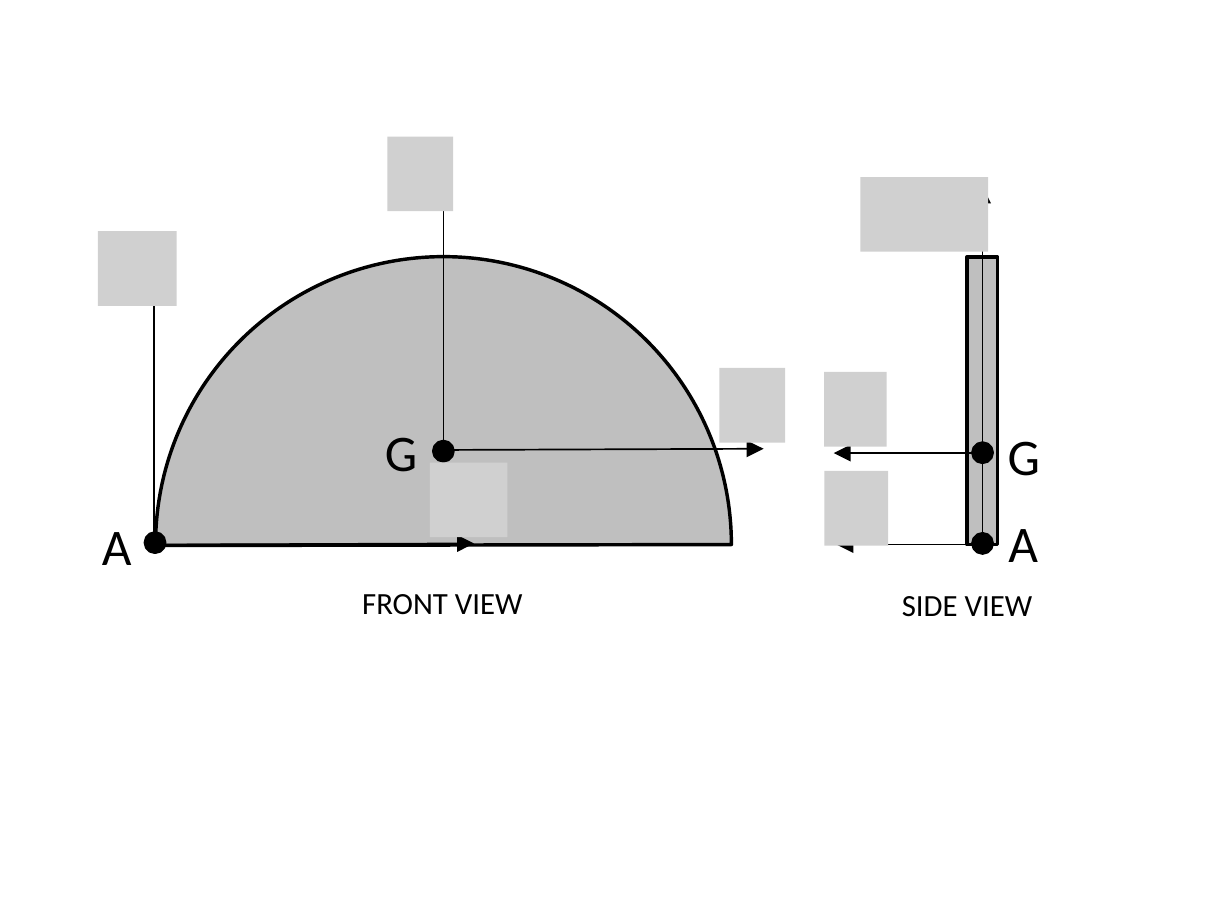
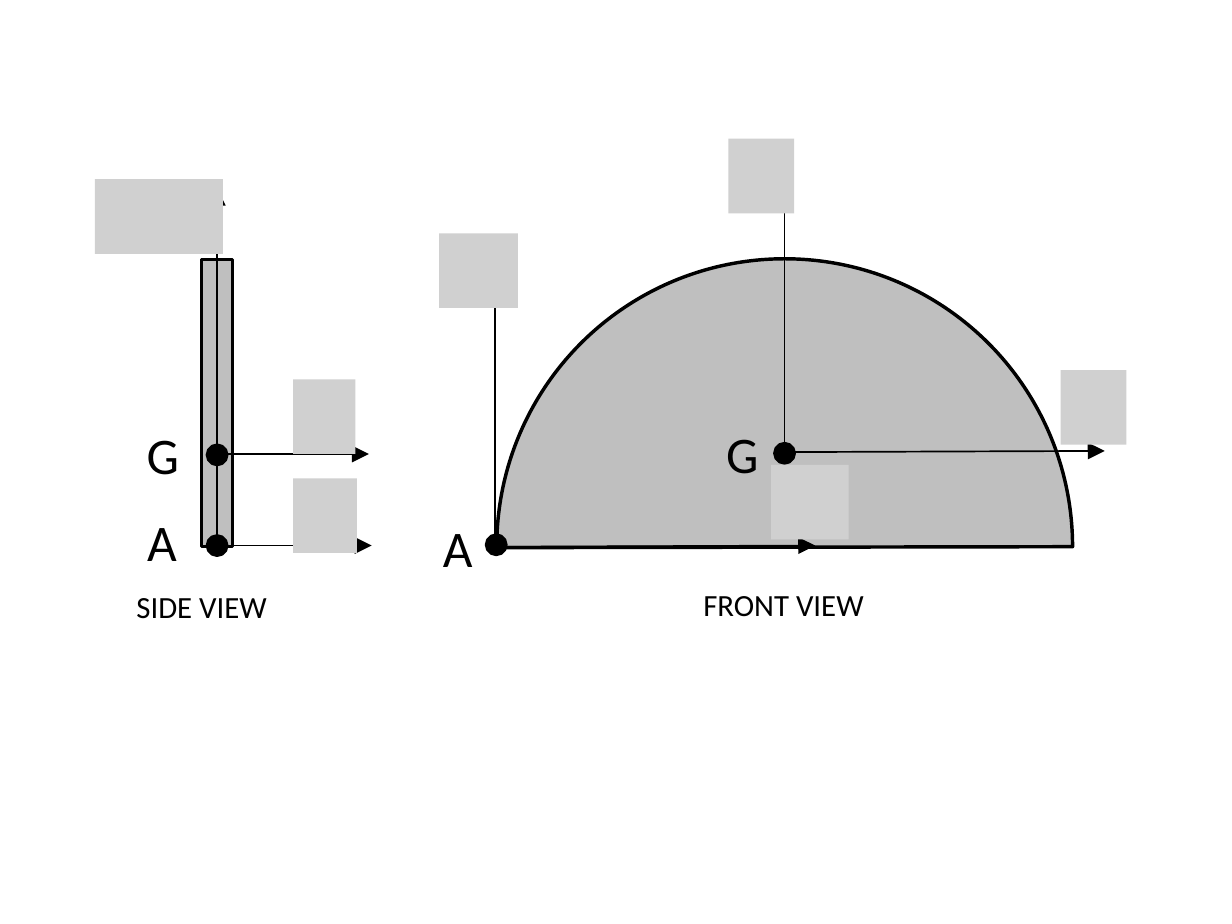
Before and after one commit to JacobMoore/mechanics_textbook, a slide deck: slide 20 of Lecture Slides/VideoLectureSlides/A_2.7.pptx. Drawn at 1232x924 pixels with LibreOffice and Linux fonts; fonts in the diff are those of the drawing; grey boxes stand for pictures. Boxes give left, top, right and bottom in pixels: in the first picture for what was removed or moved away, otherwise in the second. Text is boxed around its words. In the diff, an @@ line names an element or a change of style, - is before the commit and + after.

```diff
--- a/Lecture Slides/VideoLectureSlides/A_2.7.pptx
+++ b/Lecture Slides/VideoLectureSlides/A_2.7.pptx
@@ picture removed at [387,137,452,212] @@
@@ picture added at [728,139,793,214] @@
@@ picture added at [95,179,223,254] @@
@@ picture removed at [860,177,988,253] @@
@@ picture removed at [97,232,176,307] @@
@@ picture added at [439,233,517,308] @@
@@ picture added at [293,379,356,455] @@
@@ picture removed at [719,368,785,444] @@
@@ picture removed at [824,372,887,447] @@
@@ picture added at [1061,370,1126,445] @@
@@ text "G": place and size @@
-text "G" at [1008,441,1040,476]
+text "G" at [147,440,179,475]
@@ 1 rectangle, 1 arrow, 1 ellipse: place and size @@
-1 rectangle, 1 arrow, 1 ellipse at [967,186,998,545]
+1 rectangle, 1 arrow, 1 ellipse at [202,188,233,546]
@@ arrow moved from (979, 453) - (834, 453) to (223, 455) - (370, 455) @@
@@ picture added at [293,478,357,553] @@
@@ picture removed at [430,462,508,537] @@
@@ picture added at [771,464,849,540] @@
@@ picture removed at [824,471,888,546] @@
@@ text "A": place and size @@
-text "A" at [1008,529,1038,562]
+text "A" at [147,528,177,561]
@@ ellipse: place and size @@
-ellipse at [973,533,993,553]
+ellipse at [207,536,227,556]
@@ 3 texts, 2 arrows, 1 ellipse: place and size @@
-3 texts, 2 arrows, 1 ellipse at [102,185,523,615]
+3 texts, 2 arrows, 1 ellipse at [443,187,864,617]
@@ arrow moved from (983, 545) - (837, 545) to (225, 546) - (372, 546) @@
@@ 2 arrows, 1 chord (boxed as its full ellipse), 1 ellipse: place and size @@
-2 arrows, 1 chord (boxed as its full ellipse), 1 ellipse at [155,256,764,832]
+2 arrows, 1 chord (boxed as its full ellipse), 1 ellipse at [496,259,1105,834]
@@ text "SIDE VIEW": place and size @@
-text "SIDE VIEW" at [902,596,1033,617]
+text "SIDE VIEW" at [136,598,267,619]
```
Also in this commit, not shown: 1 other slide changed, 13 other files.
